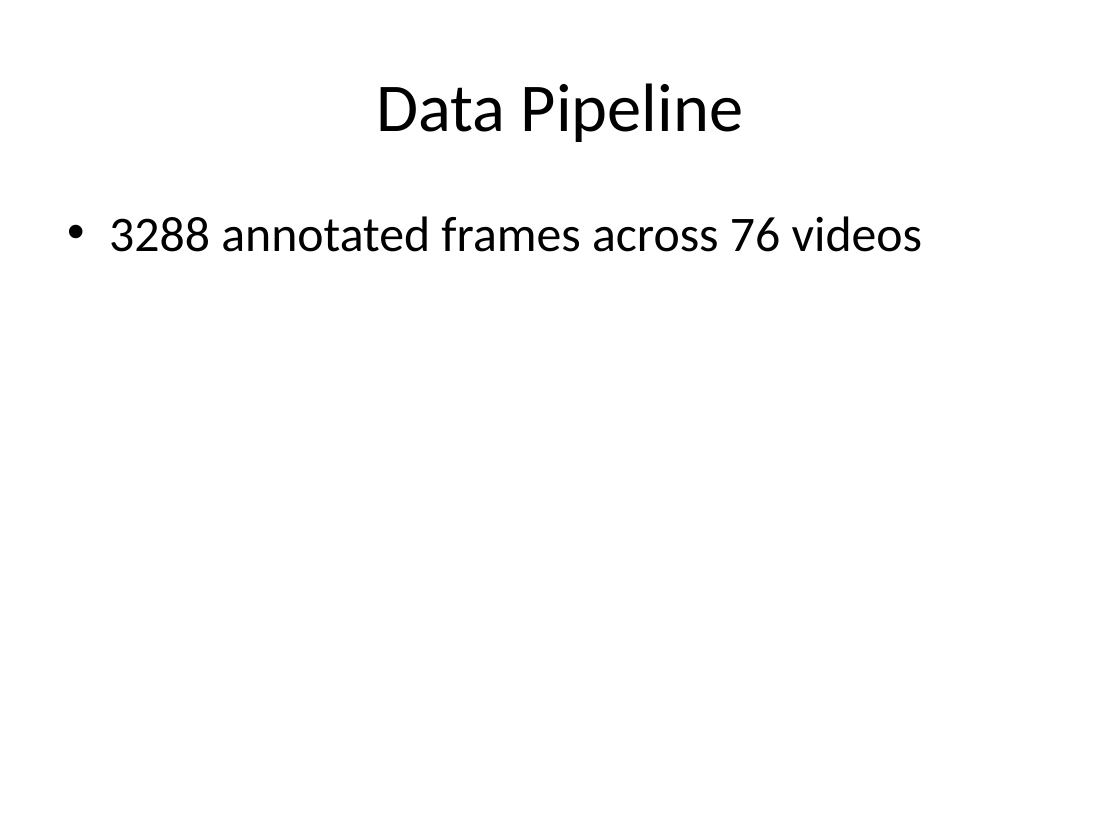
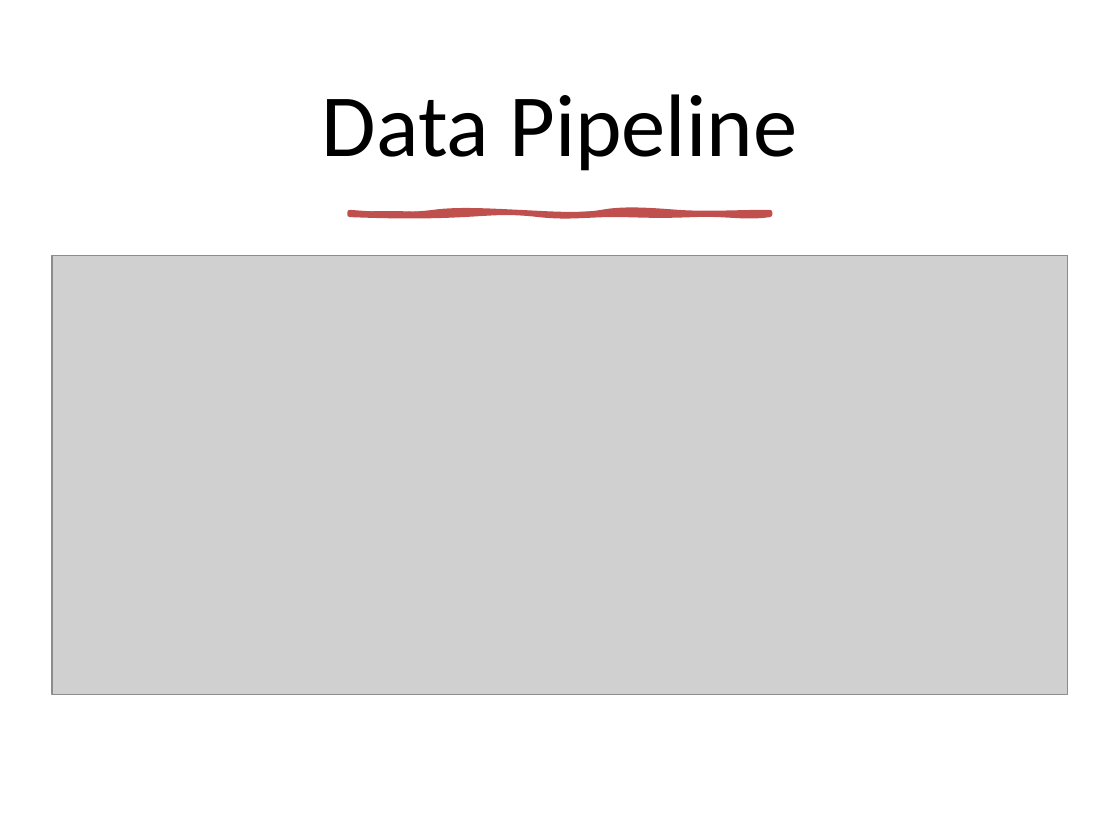
Before and after one commit to GlenWilliams2k/ECON-8310-Semester-Project, a slide deck: slide 3 of Baseball_Detection_Presentation.pptx. Drawn at 1120x840 pixels with LibreOffice and Linux fonts; fonts in the diff are those of the drawing; grey boxes stand for pictures. Boxes give left, top, right and bottom in pixels: in the first picture for what was removed or moved away, otherwise in the second. Text is boxed around its words. In the diff, an @@ line names an element or a change of style, - is before the commit and + after.

```diff
--- a/Baseball_Detection_Presentation.pptx
+++ b/Baseball_Detection_Presentation.pptx
@@ title "Data Pipeline": place and size @@
-title "Data Pipeline" at (376,83,743,142)
+title "Data Pipeline" at (322,94,797,171)
@@ title "Data Pipeline" at (322,94,797,171): size 44 to 57 pt; line spacing 1 to 0.9 @@
@@ text removed at (109,216,922,252) @@
-• 3288 annotated frames across 76 videos
@@ freeform shape added at (349,213,769,215), fill #C0504D, outline #C0504D 3.25 pt @@
@@ picture added at (52,255,1067,694) @@
```
Also in this commit, not shown: 2 other slides changed.
